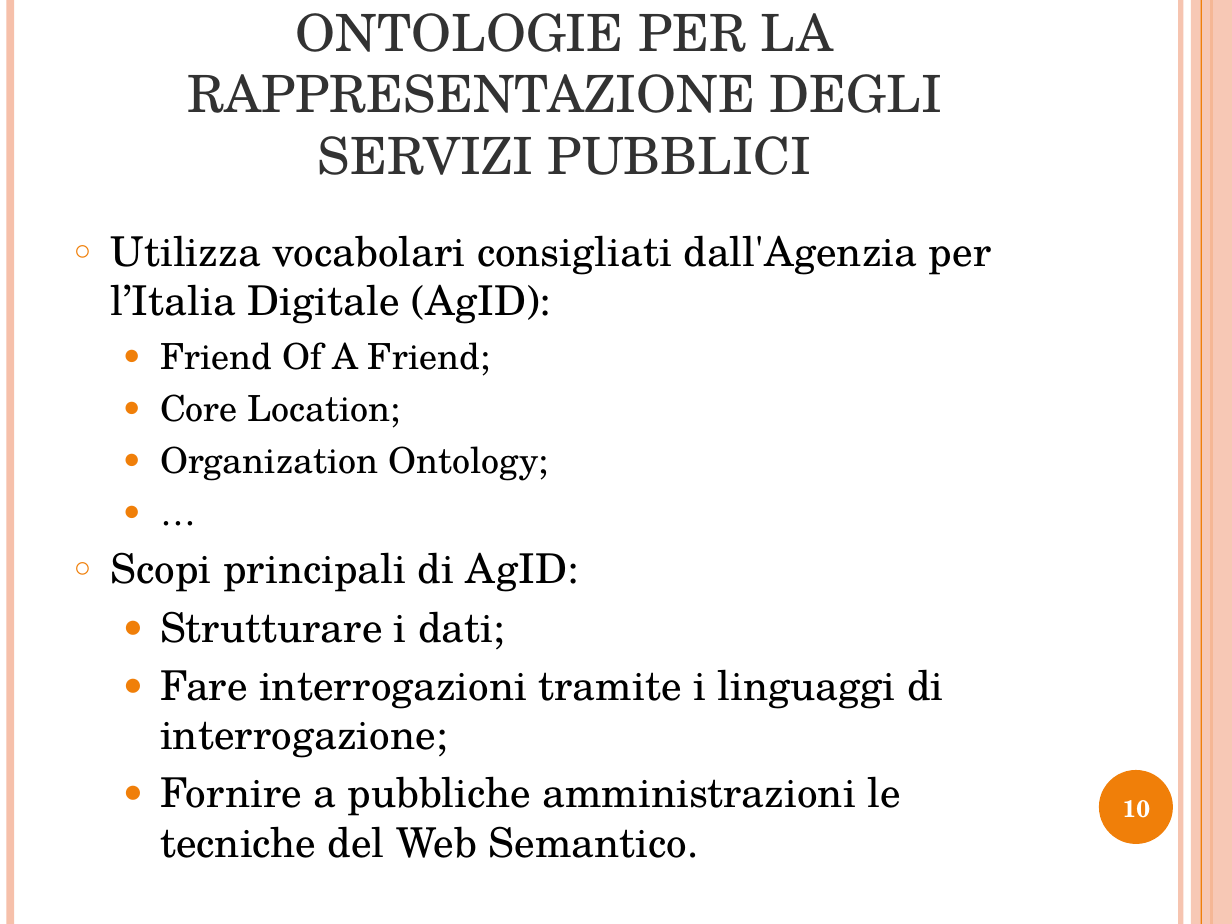
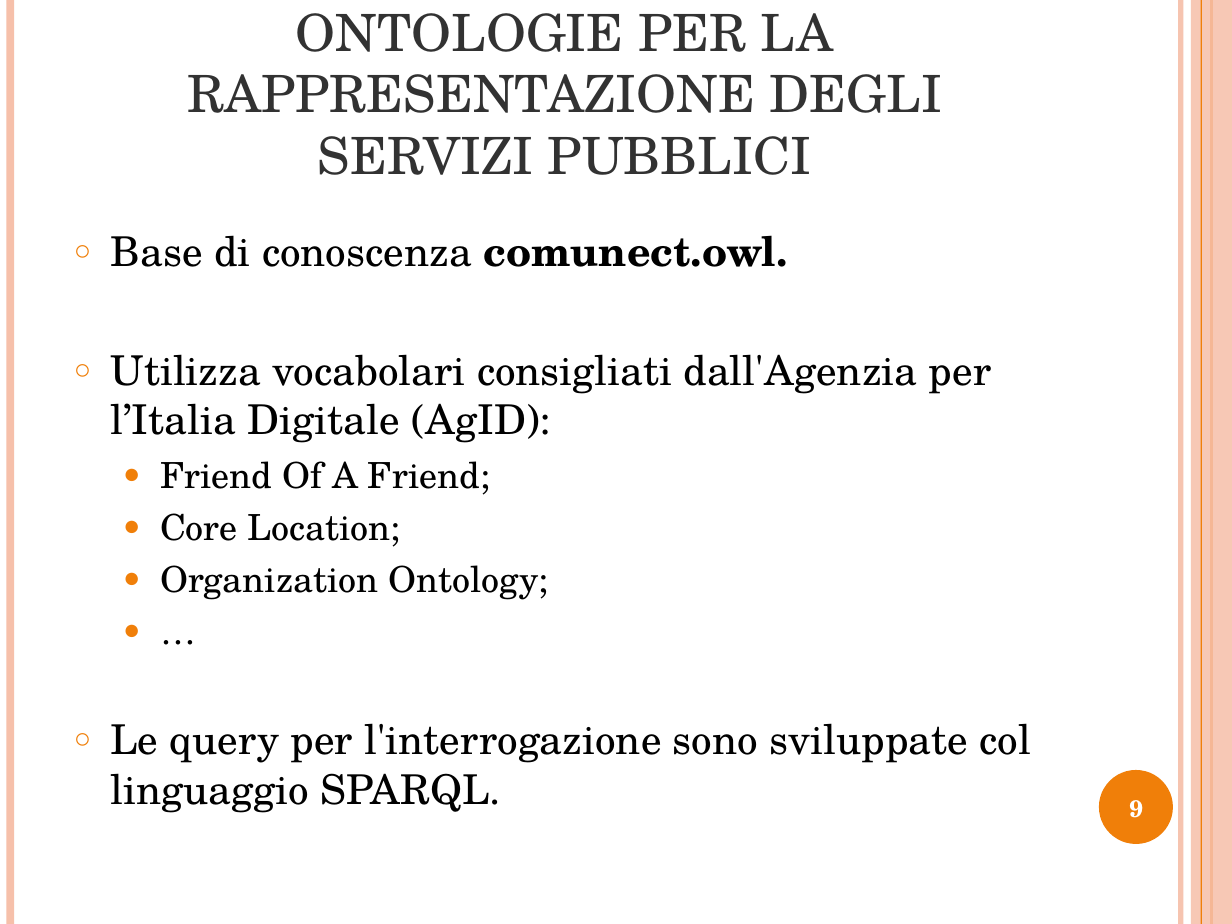
Before and after one commit to opendatahacklab/cityservices, a slide deck: slide 9 of thesis/Presentazione_Tesi.odp (slide 10 before the commit). Drawn at 1232x924 pixels with LibreOffice and Linux fonts; fonts in the diff are those of the drawing. Boxes give left, top, right and bottom in pixels: in the first picture for what was removed or moved away, otherwise in the second. Text is boxed around its words. In the diff, an @@ line names an element or a change of style, - is before the commit and + after.

```diff
--- a/thesis/Presentazione_Tesi.odp
+++ b/thesis/Presentazione_Tesi.odp
@@ text at (x1=111, y1=235, x2=787, y2=267): paragraph added @@
+○ Base di conoscenza comunect.owl.
@@ text at (x1=111, y1=723, x2=1032, y2=813): text changed @@
-○ Scopi principali di AgID:
-  ● Strutturare i dati;
-  ● Fare interrogazioni tramite i linguaggi di interrogazione;
-  ● Fornire a pubbliche amministrazioni le tecniche del Web Semantico.
+○ Le query per l'interrogazione sono sviluppate col linguaggio SPARQL.
@@ page number at (x1=1129, y1=800, x2=1143, y2=818): text changed @@
-10
+9
```
Also in this commit, not shown: 3 other slides changed, 2 slides added, 1 slide removed, 1 other file.
